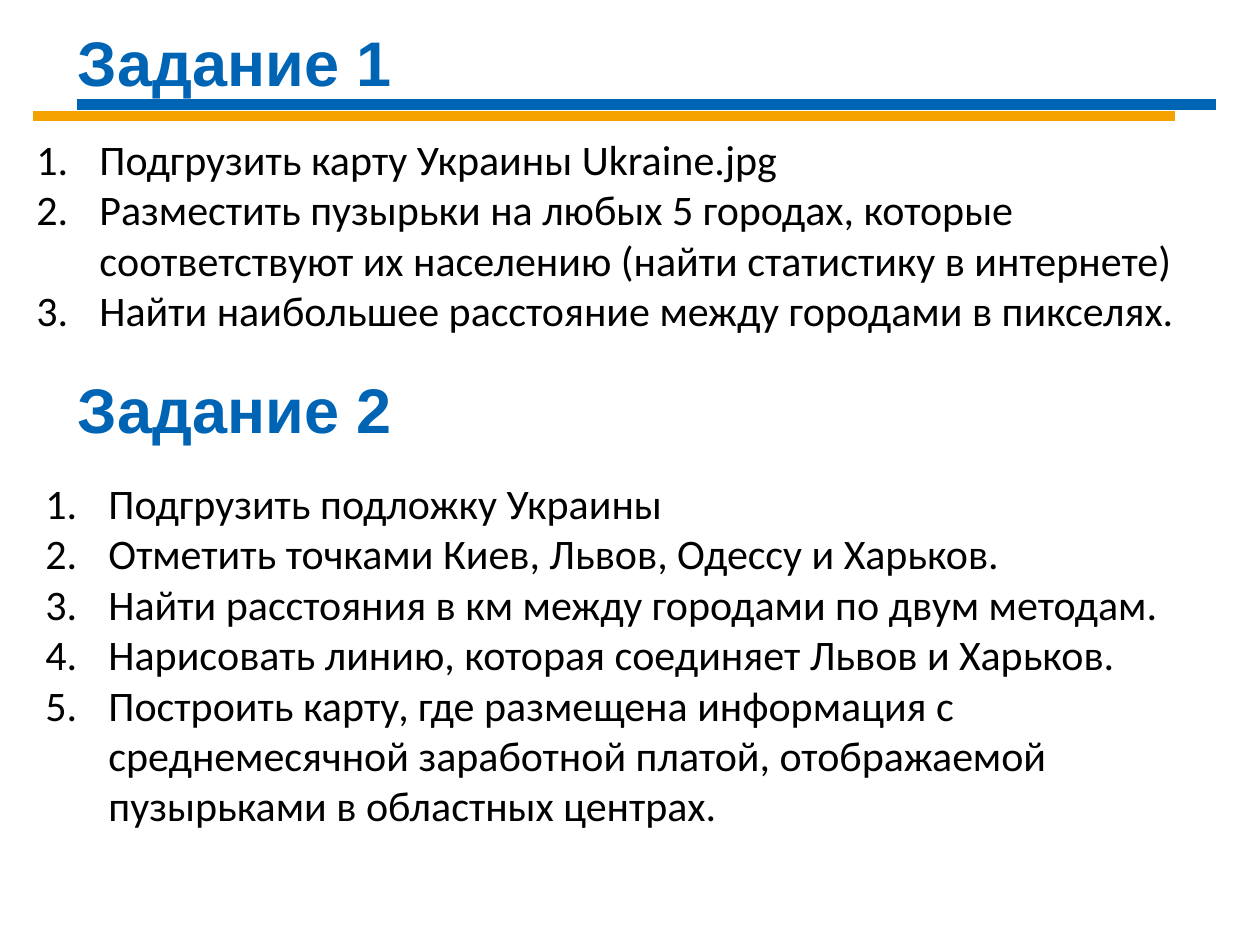
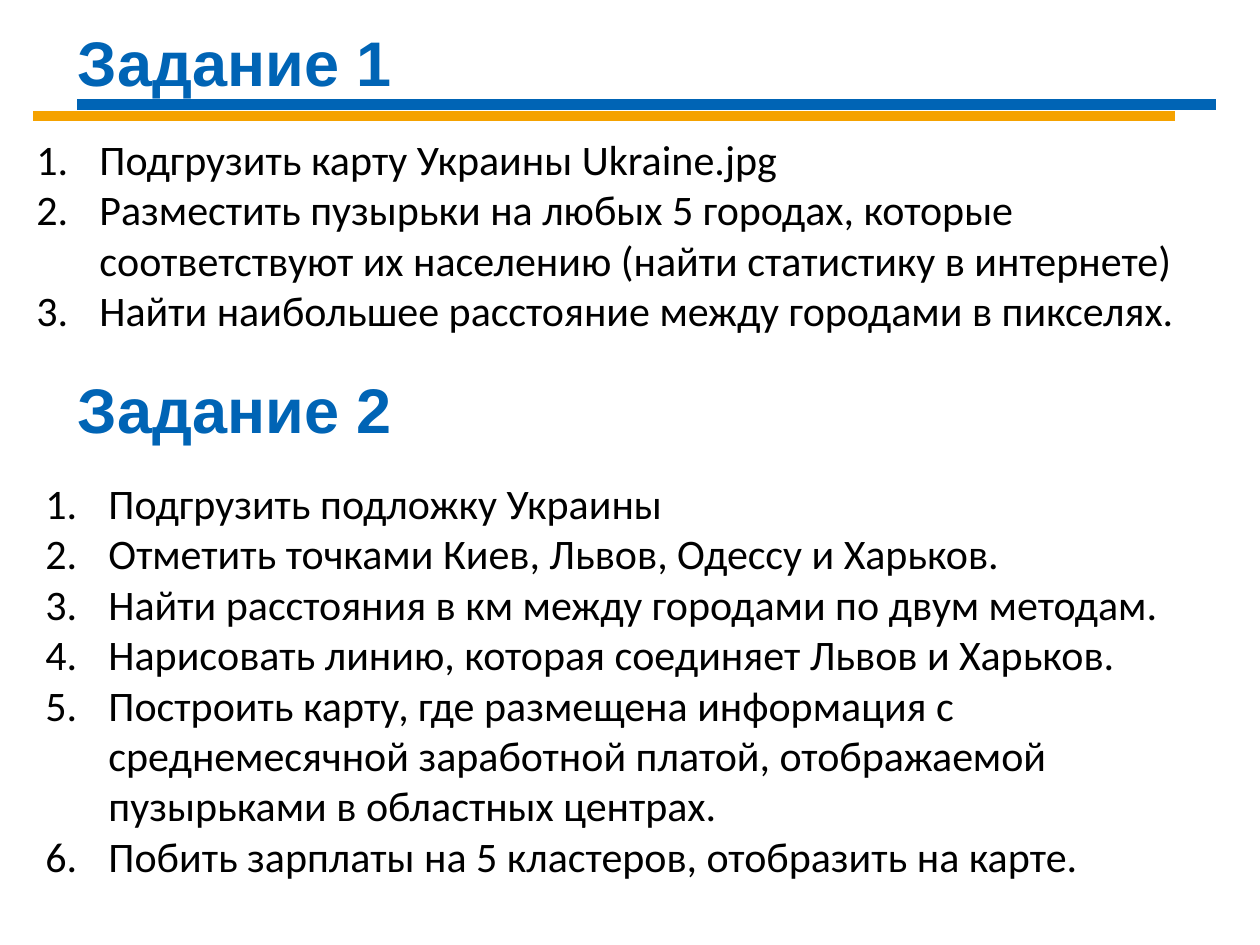
Before and after one commit to Demolis/Infopulse, a slide deck: slide 4 of Tue-Thr/DS-Day-14 R.pptx. Drawn at 1260x945 pixels with LibreOffice and Linux fonts; fonts in the diff are those of the drawing. Boxes give left, top, right and bottom in pixels: in the first picture for what was removed or moved away, otherwise in the second. Text is boxed around its words. In the diff, an @@ line names an element or a change of style, - is before the commit and + after.

```diff
--- a/Tue-Thr/DS-Day-14 R.pptx
+++ b/Tue-Thr/DS-Day-14 R.pptx
@@ text at [108,843,1077,879]: paragraph added @@
+6. Побить зарплаты на 5 кластеров, отобразить на карте.
```
